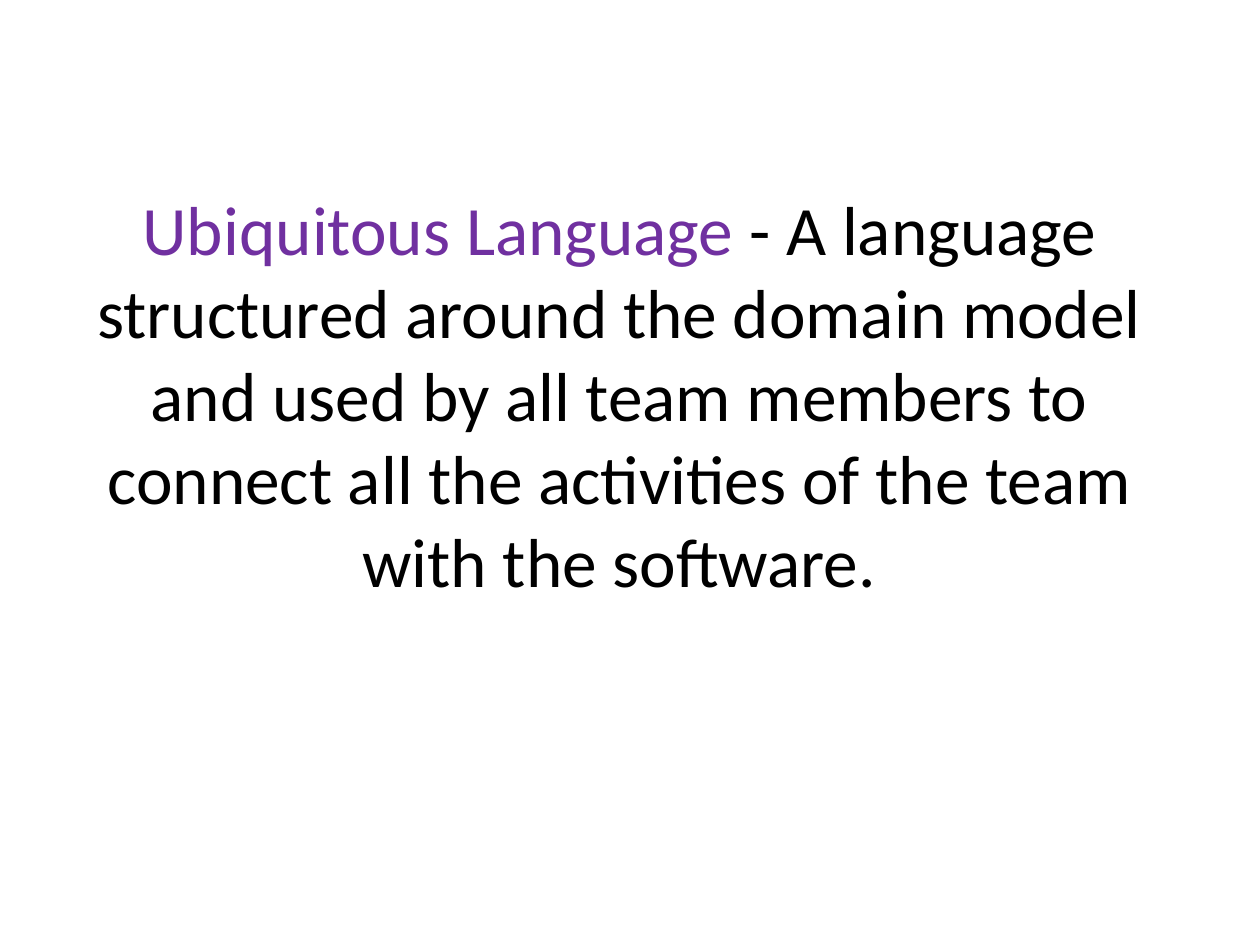
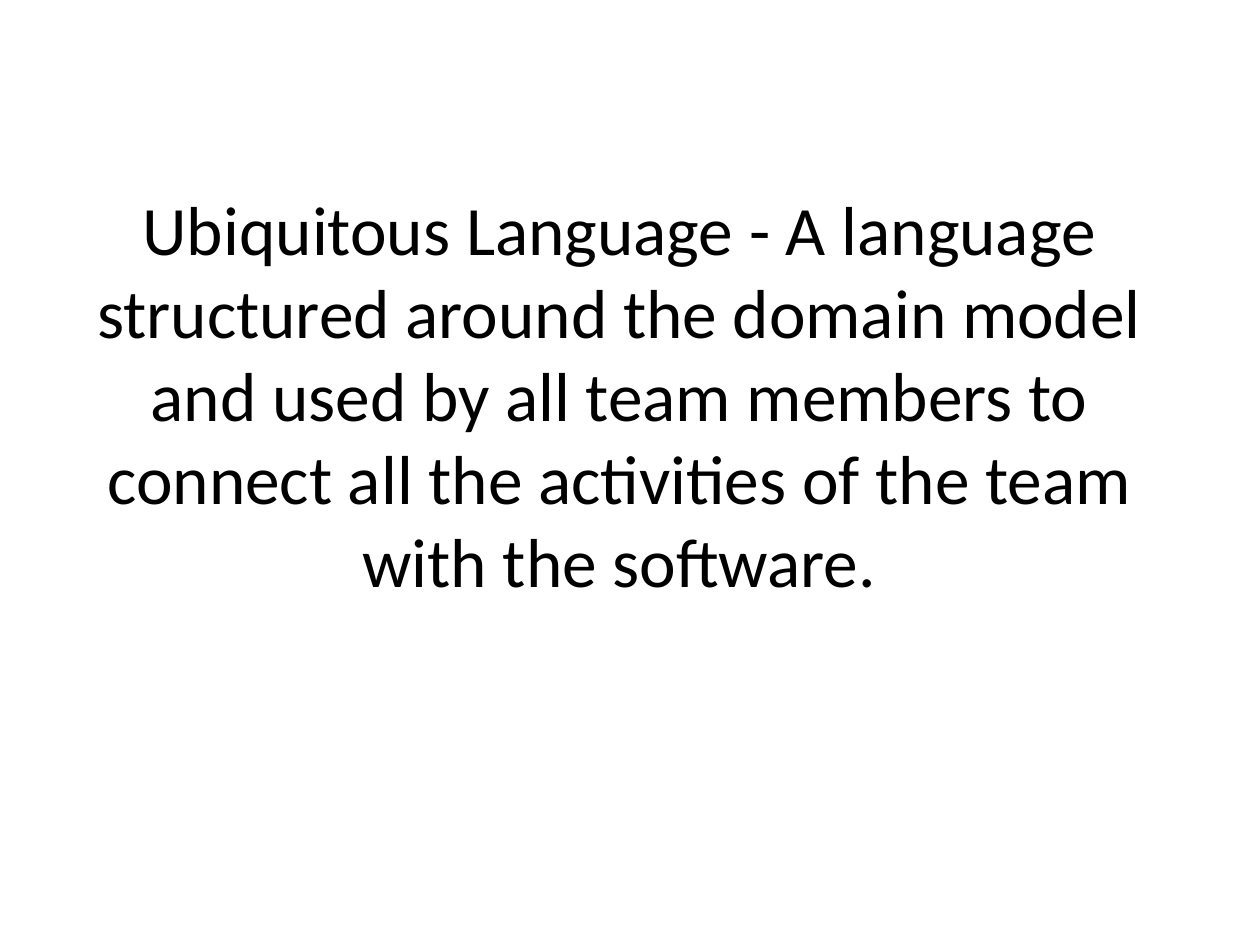
Before and after one commit to arturtv/dddpresentation, a slide deck: slide 16 of Domain-DrivenDesign.A.Trosin.pptx (slide 15 before the commit). Drawn at 1260x945 pixels with LibreOffice and Linux fonts; fonts in the diff are those of the drawing. Boxes give left, top, right and bottom in pixels: in the first picture for what was removed or moved away, otherwise in the second. Text is boxed around its words. In the diff, an @@ line names an element or a change of style, - is before the commit and + after.

```diff
--- a/Domain-DrivenDesign.A.Trosin.pptx
+++ b/Domain-DrivenDesign.A.Trosin.pptx
@@ title "Ubiquitous Language - A language ..." at <box>97,207,1141,588</box>: text colour #7030A0 to #000000 in "Ubiquitous Language" @@
```
Also in this commit, not shown: 6 other slides changed, 2 slides added, 1 slide removed.
